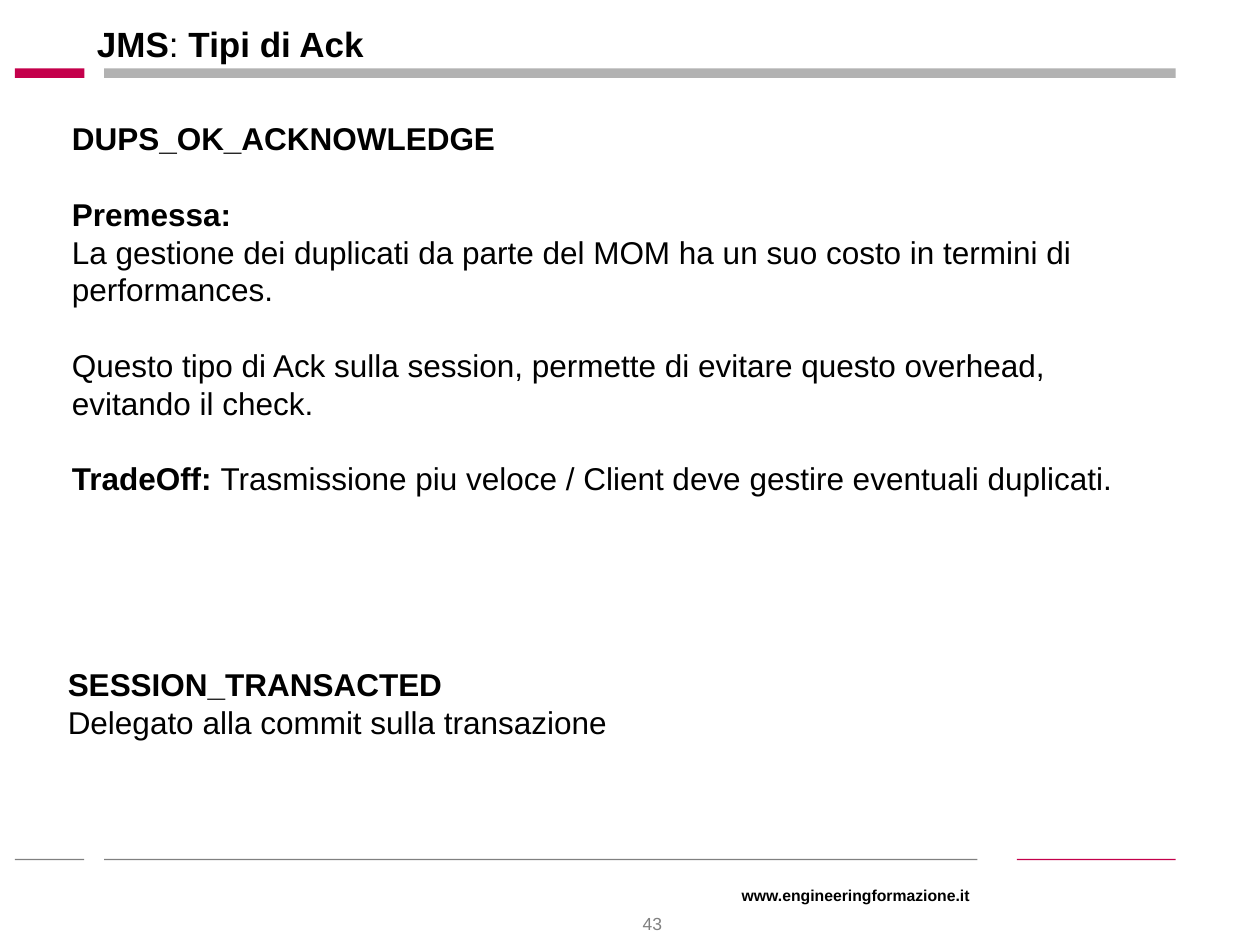
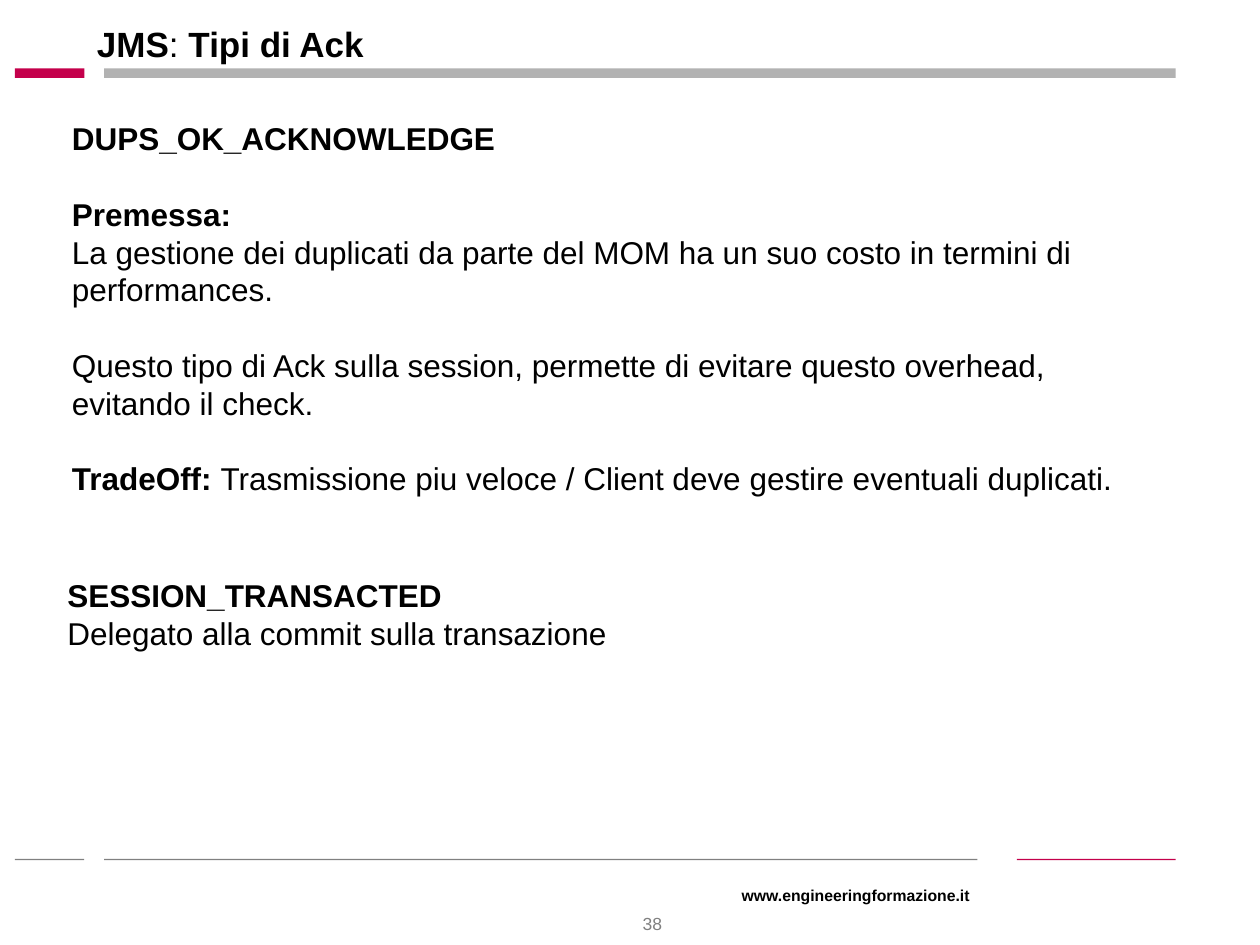
Before and after one commit to stefanofiorenza/SpringJ2EE, a slide deck: slide 38 of Docs/Slides/JMS.ppt (slide 43 before the commit). Drawn at 1260x945 pixels with LibreOffice and Linux fonts; fonts in the diff are those of the drawing; background and template pictures are left out. Boxes give left, top, right and bottom in pixels: in the first picture for what was removed or moved away, otherwise in the second. Text is boxed around its words. In the diff, an @@ line names an element or a change of style, - is before the commit and + after.

```diff
--- a/Docs/Slides/JMS.ppt
+++ b/Docs/Slides/JMS.ppt
@@ text "SESSION_TRANSACTED Delegato alla commit sulla ...": place and size @@
-text "SESSION_TRANSACTED Delegato alla commit sulla ..." at [68, 674, 607, 740]
+text "SESSION_TRANSACTED Delegato alla commit sulla ..." at [67, 585, 607, 651]
@@ page number at [643, 918, 662, 930]: text changed @@
-43
+38
```
Also in this commit, not shown: 3 other slides changed, 10 slides added, 15 slides removed, 4 other files.
